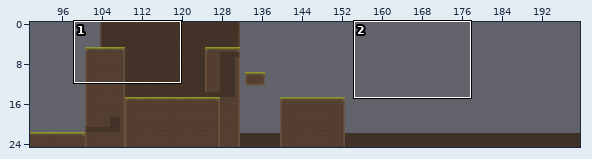
One commit to this Tiled map: Tiled/Maps/1_Forest/level_1_03.tmx. The first picture is a wide view before the edit; the outline marks the close-up.
Close-up. Before the edit:
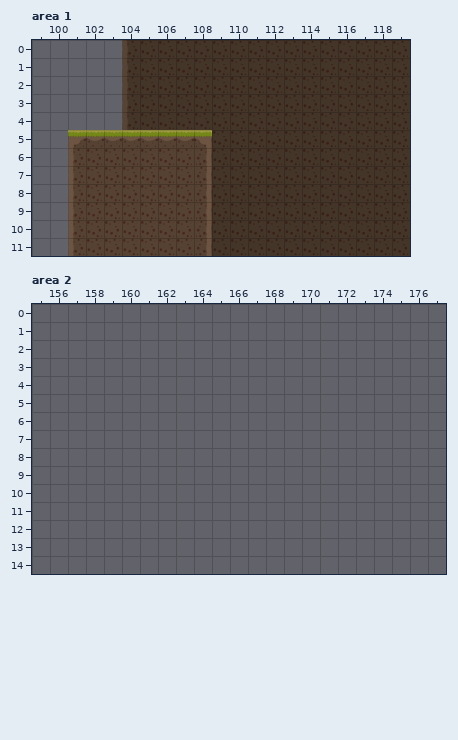
Cells are 128x128 px. Shown: area 1 x 99..119, y 0..11; area 2 x 155..177, y 0..14. The commit also changed other parts of the map, which this record leaves out.
After the commit:
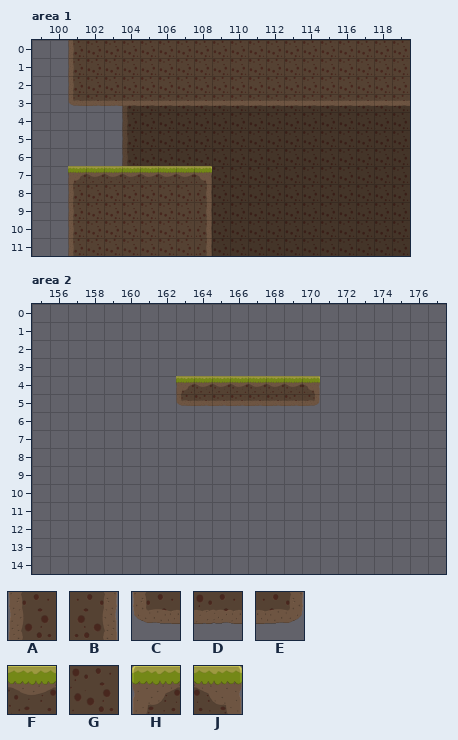
Key: from "forest": A 20 "9_left", B 21 "10_right", C 28 "17_left", D 29 "18_mid", E 30 "19_right", F 34 "A", G 35 "B", H 36 "C", J 37 "D".
_ is an empty cell.
What changed:
Layer "Platform", area 1:
y 0..2: x 101..104 ____ -> AGGG
y 3: x 101..119 ___________________ -> CDDDDDDDDDDDDDDDDDD
y 5: x 101..108 HFFFFFFJ -> ________
y 6: x 101..104 AGGG -> ____; x 108 B -> _
y 7: x 101..108 AGGGGGGB -> HFFFFFFJ
Layer "Platform", area 2:
y 4: x 163..170 ________ -> HFFFFFFJ
y 5: x 163..170 ________ -> CDDDDDDE
Boxes around the changes in both close-ups, in picture pixels (x1, y1, x2, y2):
added: (68, 40, 410, 106)
changed: (68, 130, 212, 183)
added: (176, 376, 320, 406)
